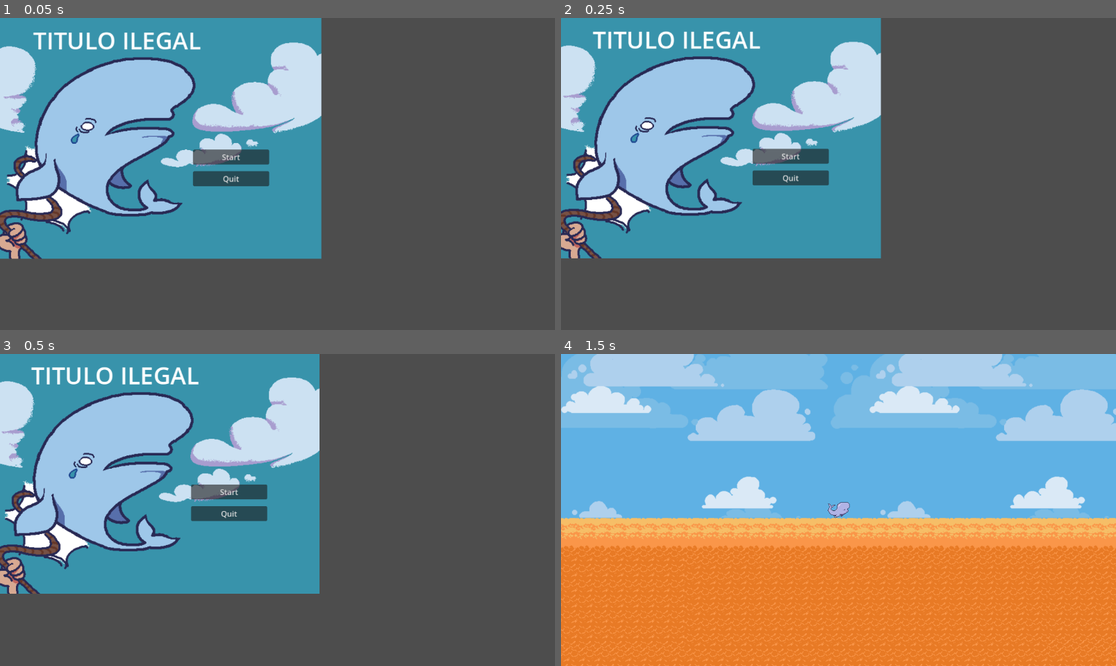
Above: before the commit, frames 1-4 (two rows, left to right).
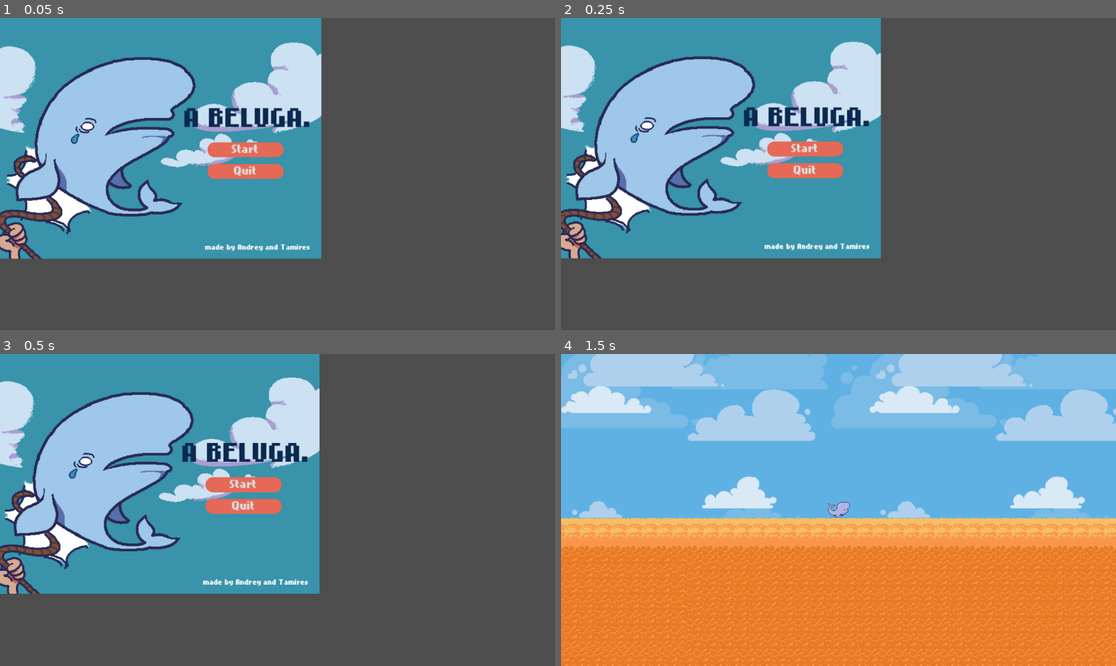
Above: after the commit, the same moments.

Repository: itstaris/chicote
Game: Godot game, scene res://scenes/menu.tscn
Two runs of this game, one before a commit and one after it. Both use one fixed random seed, a clock stepped at 60 frames per second and the inputs below.
Inputs (mouse positions are in pixels of both pictures, inside the frame that each line leads up to):
- Up to frame 1 (0.05 s): no input
- Up to frame 2 (0.25 s): no input
- Up to frame 3 (0.5 s): no input
- Up to frame 4 (1.5 s): click "Start" at 0.5 s; move the mouse to (960, 494) at 1.27 s; click (960, 494) at 1.42 s

The runs differ from the first frame. In frame 1, 3.9% of the frame differs, in the area x 6-56%, y 4-75%; in frame 2, 3.9%, in the area x 5-56%, y 4-75%; in frame 3, 3.8%; in frame 4, nothing differs.

Commit message:
menu tchutchuca

Diff:
--- /dev/null
+++ b/fonts and themes/theme.tres
@@ -0,0 +1,16 @@
+[gd_resource type="Theme" load_steps=3 format=3 uid="uid://kc8yiobwymhn"]
+
+[ext_resource type="FontFile" uid="uid://dqxv77heb4i8o" path="res://fonts and themes/nokiafc22.ttf" id="1_b006m"]
+
+[sub_resource type="StyleBoxFlat" id="StyleBoxFlat_jsqx0"]
+bg_color = Color(0.8974365, 0.41106725, 0.33634448, 1)
+corner_radius_top_left = 15
+corner_radius_top_right = 15
+corner_radius_bottom_right = 15
+corner_radius_bottom_left = 15
+
+[resource]
+default_font = ExtResource("1_b006m")
+Button/font_sizes/font_size = 19
+Button/styles/normal = SubResource("StyleBoxFlat_jsqx0")
+Label/fonts/font = ExtResource("1_b006m")
--- a/scenes/menu.tscn
+++ b/scenes/menu.tscn
@@ -5,9 +5,7 @@
 [ext_resource type="AudioStream" uid="uid://kbbeb068pf7m" path="res://assets/music/menu.mp3" id="2_vjb58"]
 [ext_resource type="Texture2D" uid="uid://5ah02hti02wn" path="res://assets/menu.png" id="3_con2f"]
 [ext_resource type="Script" uid="uid://b67aqtt8yb438" path="res://scripts/parallax.gd" id="3_mhnvy"]
-
-[sub_resource type="Theme" id="Theme_yqeox"]
-Label/font_sizes/font_size = 49
+[ext_resource type="Theme" uid="uid://kc8yiobwymhn" path="res://fonts and themes/theme.tres" id="6_g3eks"]
 
 [node name="Menu" type="Control"]
 layout_mode = 3
@@ -55,30 +53,45 @@
 [node name="start" type="Button" parent="Parallax2D/VBoxContainer/Control"]
 visibility_layer = 3
 layout_mode = 0
-offset_left = 161.0
-offset_top = 15.0
-offset_right = 319.0
-offset_bottom = 46.0
+offset_left = 191.0
+offset_right = 349.0
+offset_bottom = 31.0
+theme = ExtResource("6_g3eks")
 text = "Start"
 
 [node name="quit" type="Button" parent="Parallax2D/VBoxContainer/Control"]
 visibility_layer = 3
 layout_mode = 0
-offset_left = 161.0
-offset_top = 60.0
-offset_right = 319.0
-offset_bottom = 91.0
+offset_left = 191.0
+offset_top = 45.0
+offset_right = 349.0
+offset_bottom = 76.0
+theme = ExtResource("6_g3eks")
 text = "Quit"
 
 [node name="title" type="Label" parent="Parallax2D/VBoxContainer/Control"]
 layout_mode = 0
-offset_left = -171.0
-offset_top = -246.0
-offset_right = 177.0
-offset_bottom = -178.0
-theme = SubResource("Theme_yqeox")
-text = "TITULO ILEGAL"
+offset_left = 85.0
+offset_top = -77.0
+offset_right = 467.0
+offset_bottom = 5.0
+theme = ExtResource("6_g3eks")
+theme_override_colors/font_color = Color(0.04446566, 0.15918982, 0.3044171, 1)
+theme_override_colors/font_shadow_color = Color(0, 0, 0, 0)
+theme_override_font_sizes/font_size = 45
+text = "A BELUGA."
 horizontal_alignment = 1
+
+[node name="Label" type="Label" parent="Parallax2D/VBoxContainer/Control"]
+layout_mode = 0
+offset_left = 186.0
+offset_top = 211.0
+offset_right = 405.0
+offset_bottom = 234.0
+theme = ExtResource("6_g3eks")
+theme_override_font_sizes/font_size = 12
+text = "made by Andrey and Tamires"
+horizontal_alignment = 2
 
 [connection signal="pressed" from="Parallax2D/VBoxContainer/Control/start" to="." method="_on_start_pressed"]
 [connection signal="pressed" from="Parallax2D/VBoxContainer/Control/quit" to="." method="_on_quit_pressed"]
Not shown, added: assets/chicote-pow-export.png.import
Binary file added: fonts and themes/nokiafc22.ttf
Not shown, added: fonts and themes/nokiafc22.ttf.import
Not shown, added: .DS_Store
